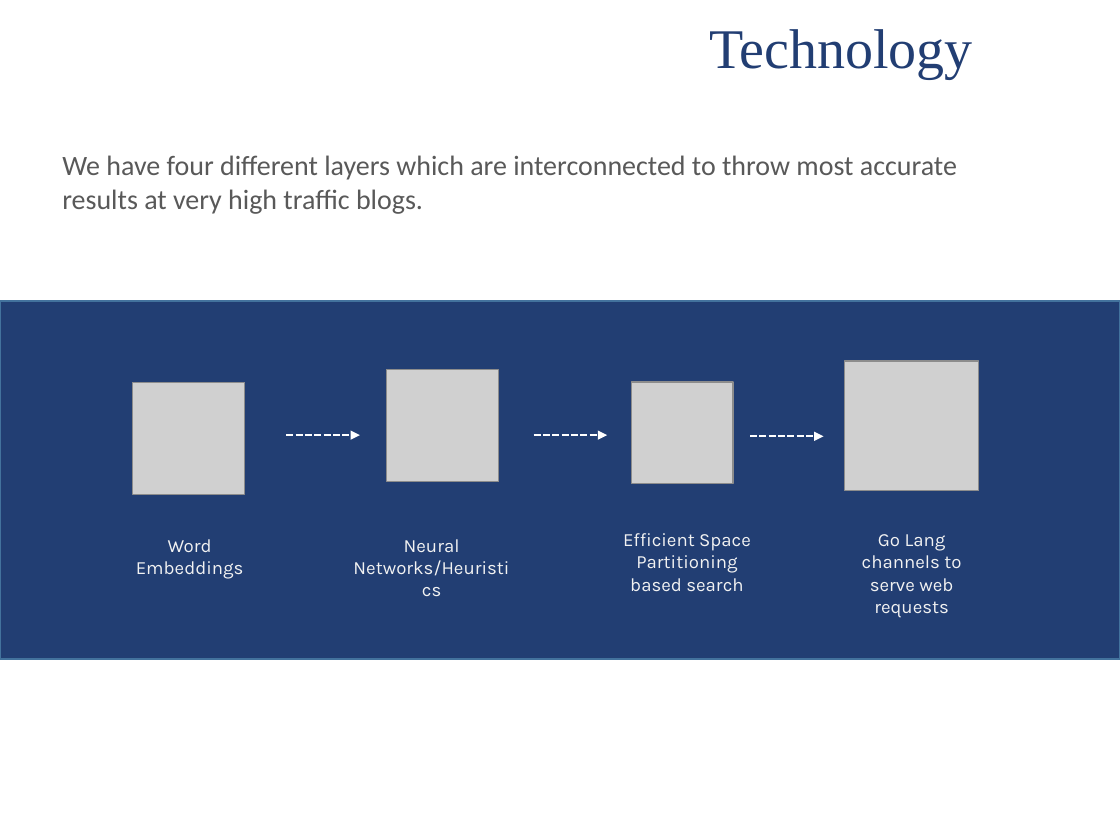
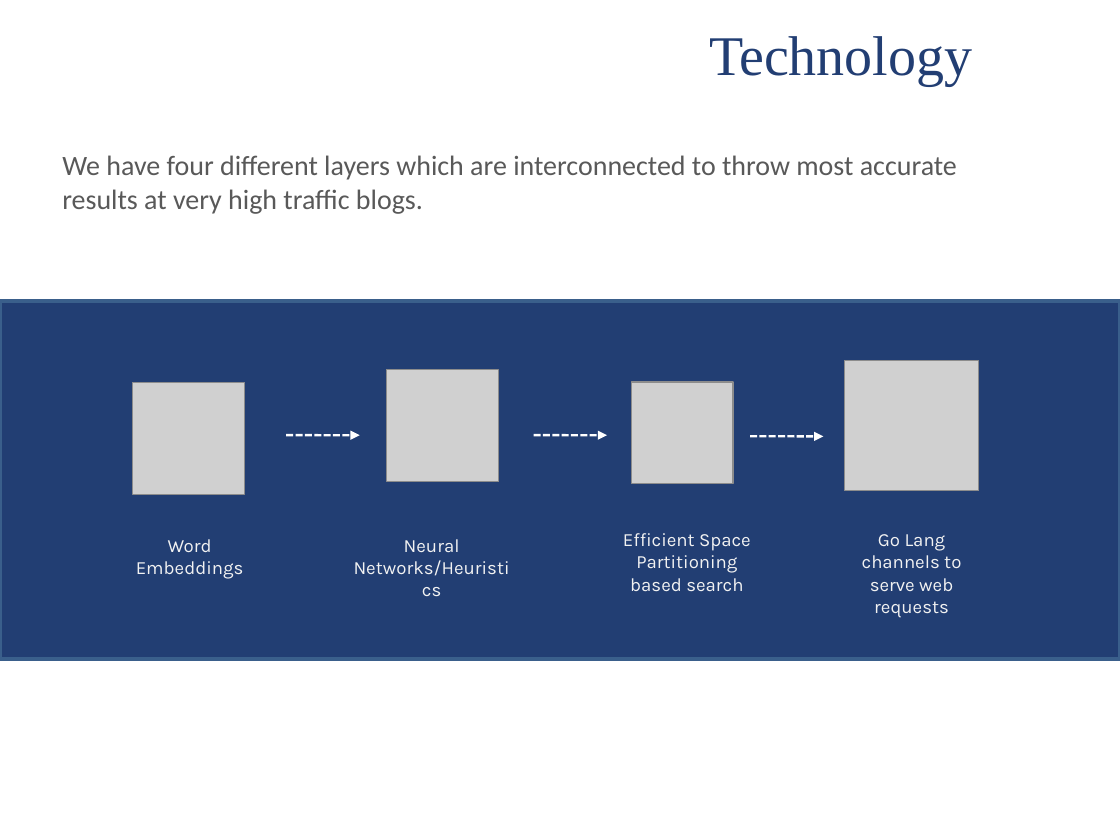
Before and after one commit to ParallelDots/Talks, a slide deck: slide 4 of Fifth_Element_Talk-Muktabh_Mayank.pptx. Drawn at 1120x840 pixels with LibreOffice and Linux fonts; fonts in the diff are those of the drawing; grey boxes stand for pictures; background and template pictures are left out. Boxes give left, top, right and bottom in pixels: in the first picture for what was removed or moved away, otherwise in the second. Text is boxed around its words. In the diff, an @@ line names an element or a change of style, - is before the commit and + after.

```diff
--- a/Fifth_Element_Talk-Muktabh_Mayank.pptx
+++ b/Fifth_Element_Talk-Muktabh_Mayank.pptx
@@ text "Technology" at [709, 36, 972, 86]: line spacing 0.9 to 1 @@
@@ rectangle at [0, 301, 1120, 660]: outline #43739E 1 pt to #3A5F8C 2 pt @@
```
Also in this commit, not shown: 12 other slides changed, 1 other file.
